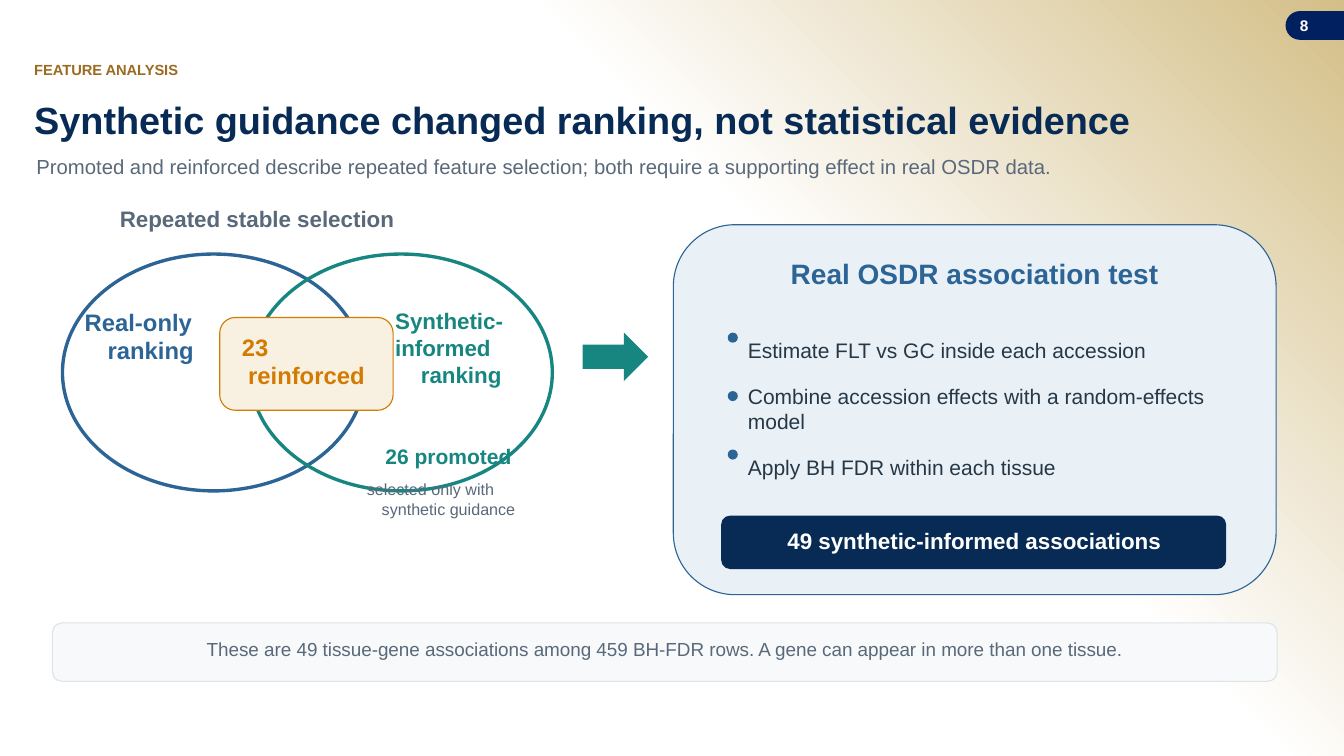
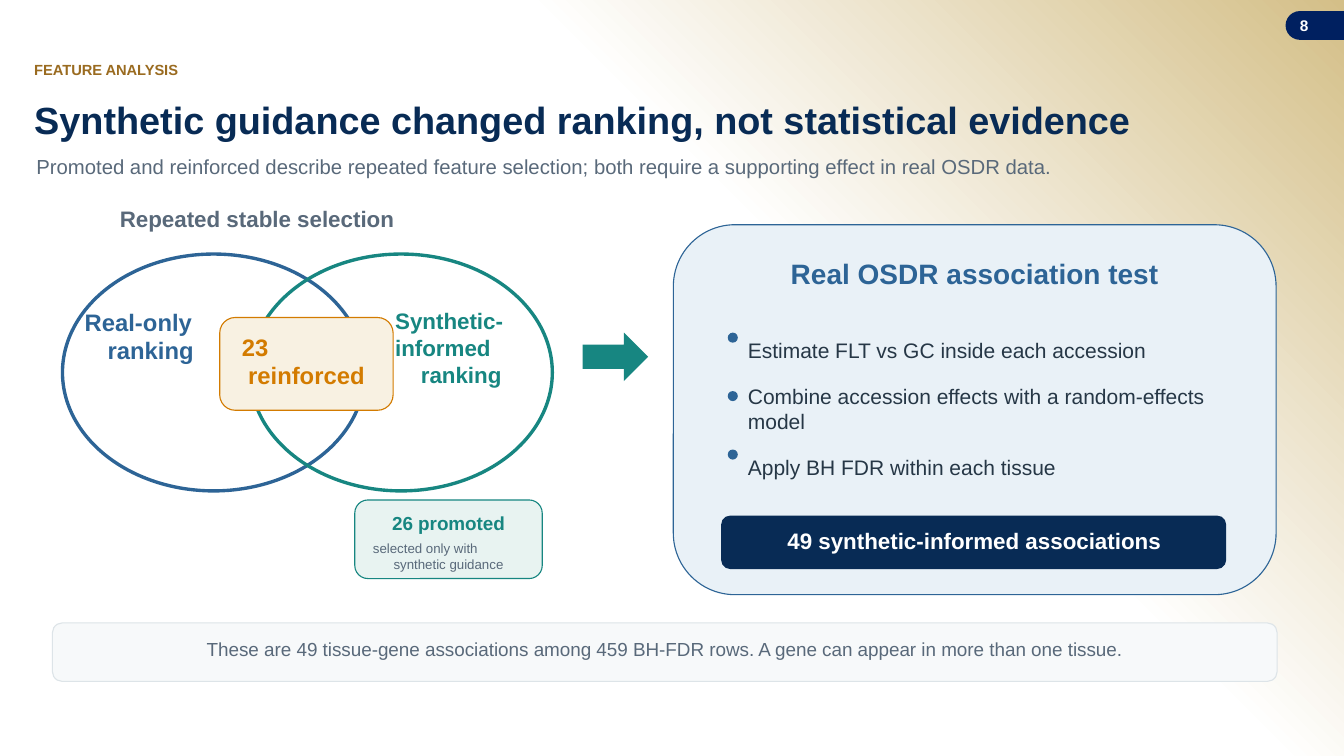
Before and after one commit to jasont314/nasa-mouse, a slide deck: slide 8 of presentation/SLSTP_2026_Generative_Transcriptomics.pptx. Drawn at 1344x756 pixels with LibreOffice and Linux fonts; fonts in the diff are those of the drawing; background and template pictures are left out. Boxes give left, top, right and bottom in pixels: in the first picture for what was removed or moved away, otherwise in the second. Text is boxed around its words. In the diff, an @@ line names an element or a change of style, - is before the commit and + after.

```diff
--- a/presentation/SLSTP_2026_Generative_Transcriptomics.pptx
+++ b/presentation/SLSTP_2026_Generative_Transcriptomics.pptx
@@ rounded rectangle added at (x1=355, y1=500, x2=542, y2=579), fill #E8F3F1, outline #178681 0.8 pt @@
@@ text "26 promoted" moved from (x1=385, y1=448, x2=512, y2=468) to (x1=392, y1=516, x2=505, y2=534) @@
@@ text "26 promoted" at (x1=392, y1=516, x2=505, y2=534): size 15 to 13.5 pt @@
@@ text "selected only with synthetic guidance" moved from (x1=367, y1=482, x2=515, y2=519) to (x1=373, y1=543, x2=504, y2=572) @@
@@ text "selected only with synthetic guidance" at (x1=373, y1=543, x2=504, y2=572): size 11.5 to 9.5 pt @@
```
Also in this commit, not shown: 3 other slides changed, 3 other files.
